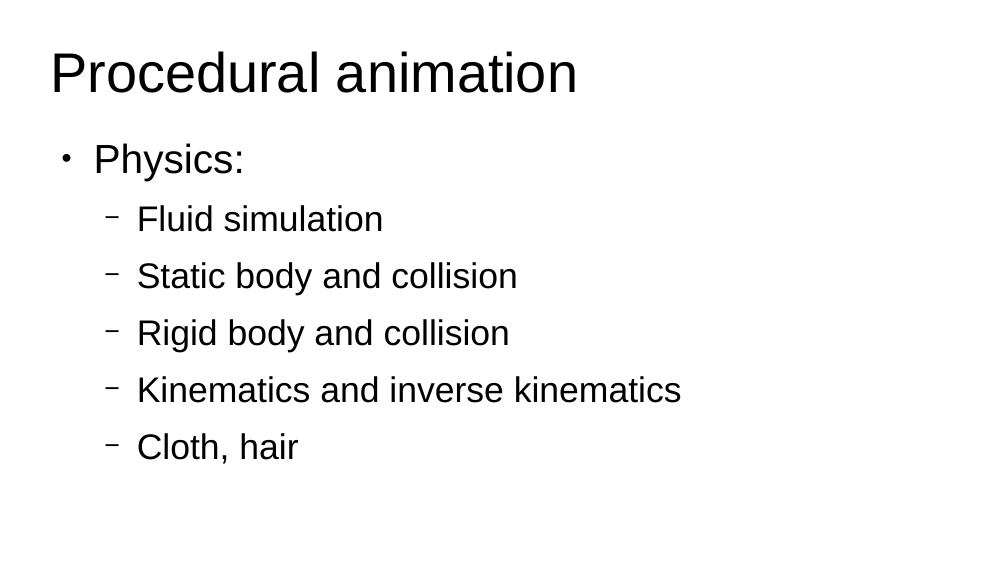
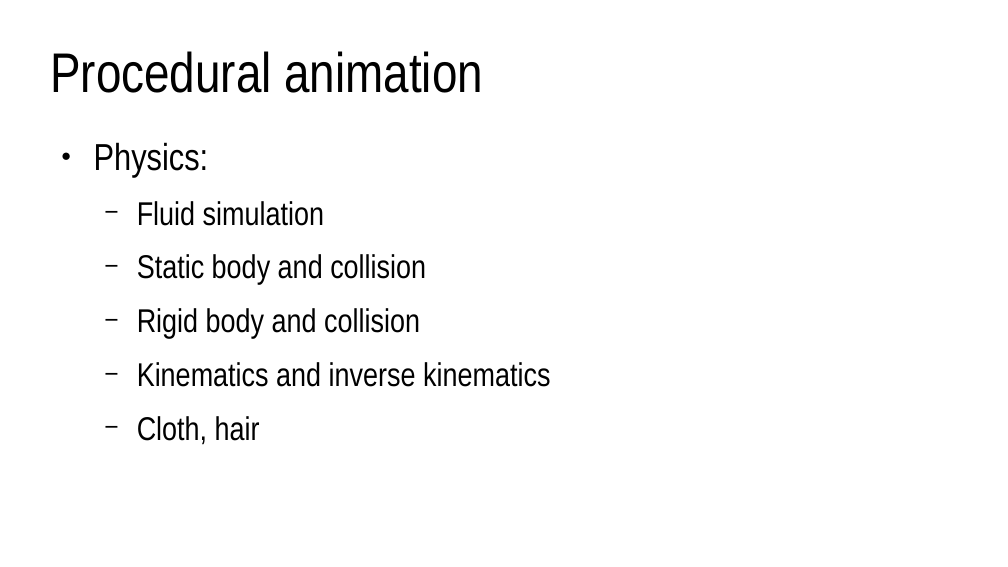
Before and after one commit to lorentzo/IntroductionToComputerGraphics, a slide deck: slide 8 of lectures/6_more_3D_scene/1_intro.odp (slide 6 before the commit). Drawn at 1008x567 pixels with LibreOffice and Linux fonts; fonts in the diff are those of the drawing. Boxes give left, top, right and bottom in pixels: in the first picture for what was removed or moved away, otherwise in the second. Text is boxed around its words. In the diff, an @@ line names an element or a change of style, - is before the commit and + after.

```diff
--- a/lectures/6_more_3D_scene/1_intro.odp
+++ b/lectures/6_more_3D_scene/1_intro.odp
@@ title "Procedural animation" at (x1=50, y1=51, x2=483, y2=93): font Arial to Arial Narrow @@
@@ text "Physics:" at (x1=94, y1=142, x2=550, y2=445): size 32 to 29.6 pt in "Physics:"; font Arial to Arial Narrow, size 28 to 25.9 pt @@
```
Also in this commit, not shown: 2 other slides changed, 31 slides added, 1 slide removed, 8 other files.
